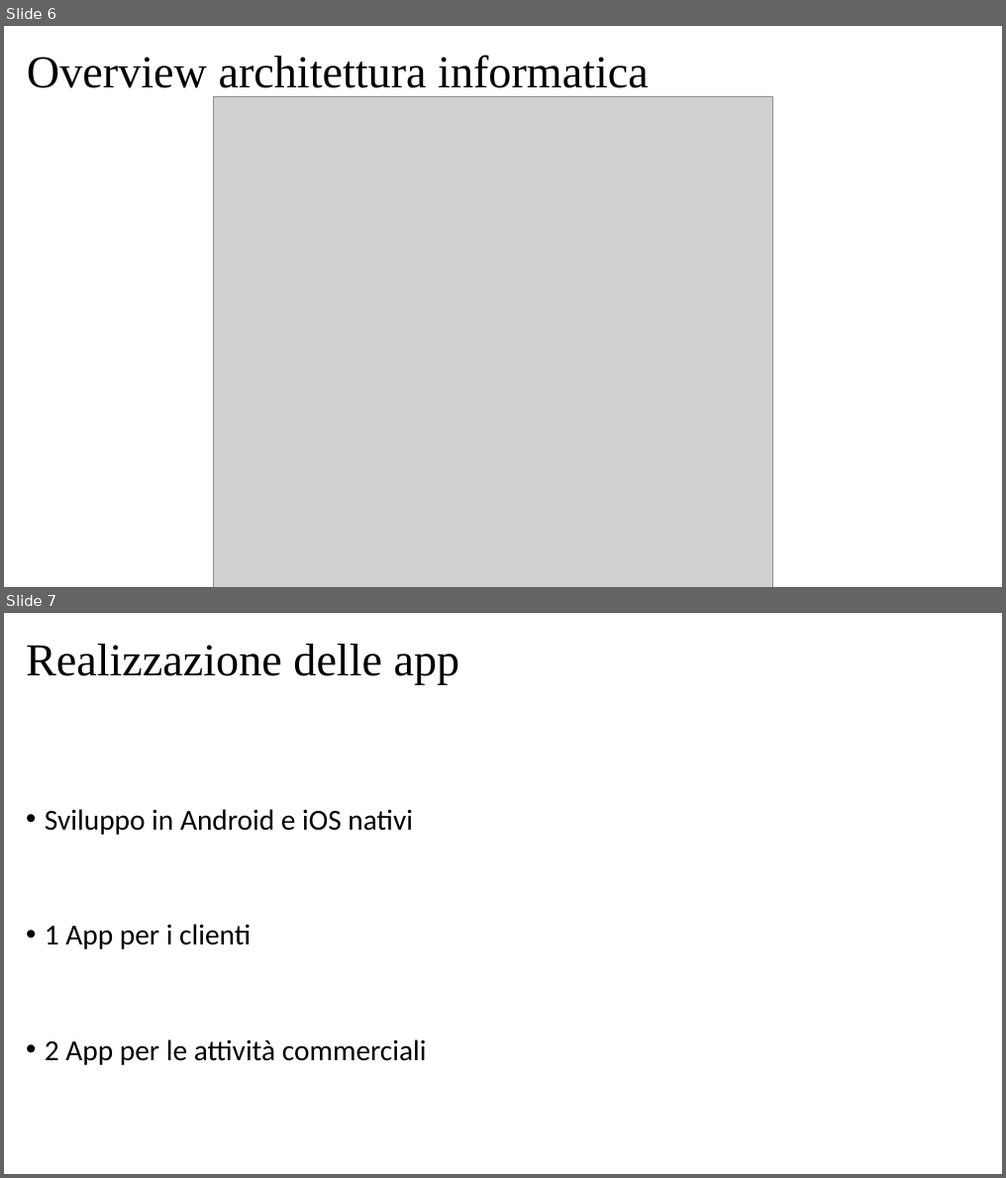
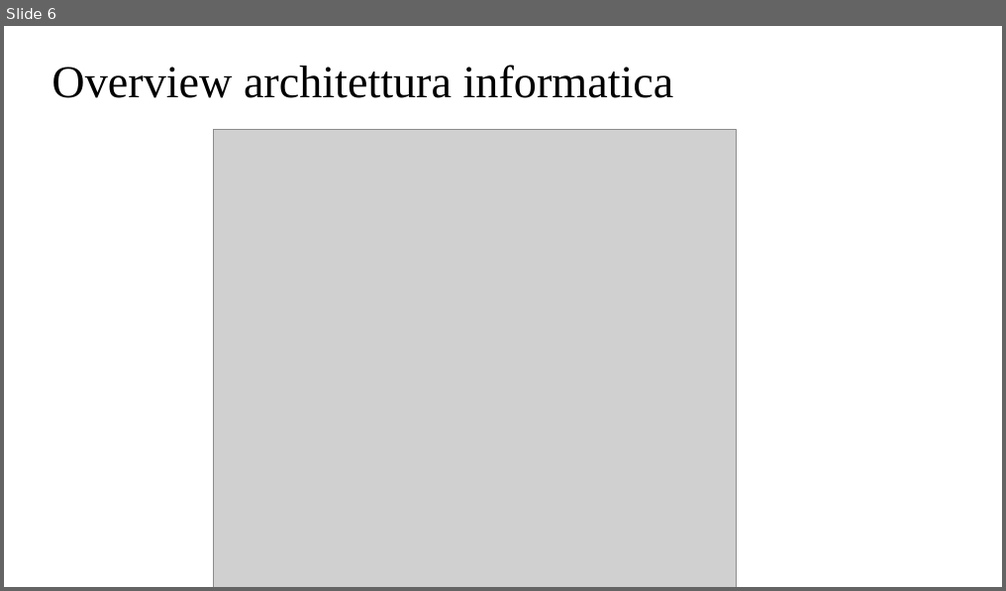
Before and after one commit to davidecolussi/Tesi, a slide deck: presentazione/Colussi_Davide_Presentazione.pptx. Shown one above the other, each under a label of ours: slides 6 and 7 before the commit, slide 6 after it. The pictures are 1006x1178 and 1006x591 pixels, drawn with LibreOffice and Linux fonts; fonts in the diff are those of the drawing; grey boxes stand for pictures. Boxes give left, top, right and bottom in pixels: in the first picture for what was removed or moved away, otherwise in the second. Text is boxed around its words. In the diff, an @@ line names an element or a change of style, - is before the commit and + after.

```diff
--- a/presentazione/Colussi_Davide_Presentazione.pptx
+++ b/presentazione/Colussi_Davide_Presentazione.pptx
@@ slide 7 removed at <box>4,613,1002,1174</box>, background #FFFFFF @@
@@ title removed at <box>26,644,460,684</box> @@
-Realizzazione delle app
@@ text removed at <box>45,809,427,1065</box> @@
-• Sviluppo in Android e iOS nativi
-• 1 App per i clienti
-• 2 App per le attività commerciali
@@ slide 6 changed as well @@
@@ title "Overview architettura informatica" rewrapped from <box>27,55,648,97</box> to <box>52,65,674,98</box> @@
@@ picture: place and size @@
-picture at <box>213,96,773,587</box>
+picture at <box>213,129,736,587</box>
```
Also in this commit, not shown: 5 other slides changed, 4 slides added, 4 other slides removed.
